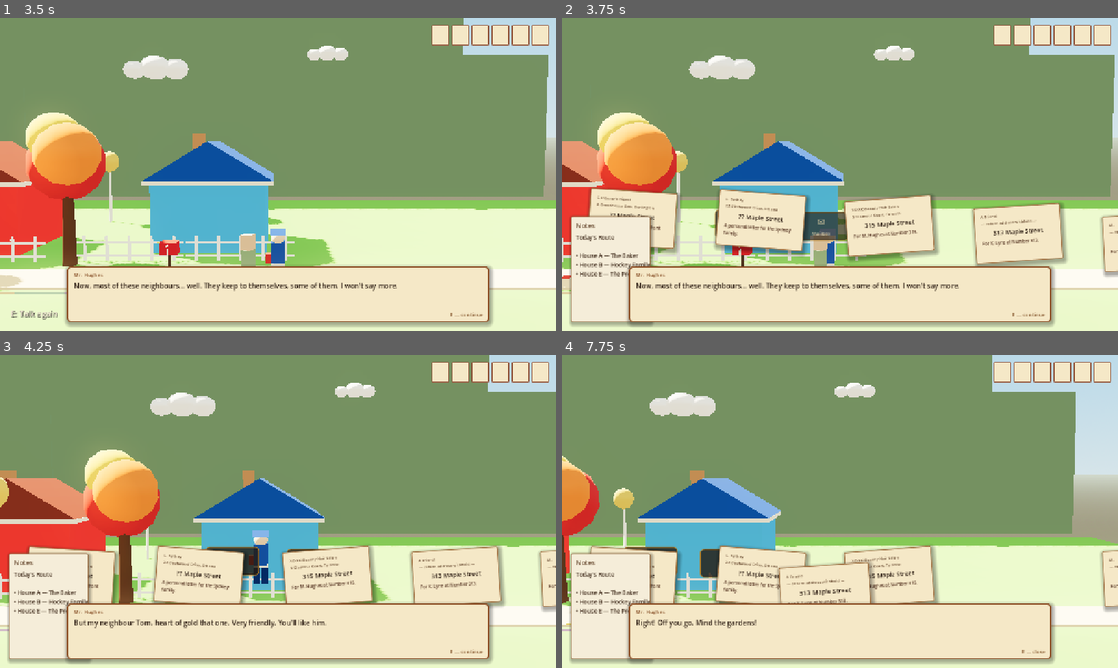
Above: before the commit, frames 1-4 (two rows, left to right).
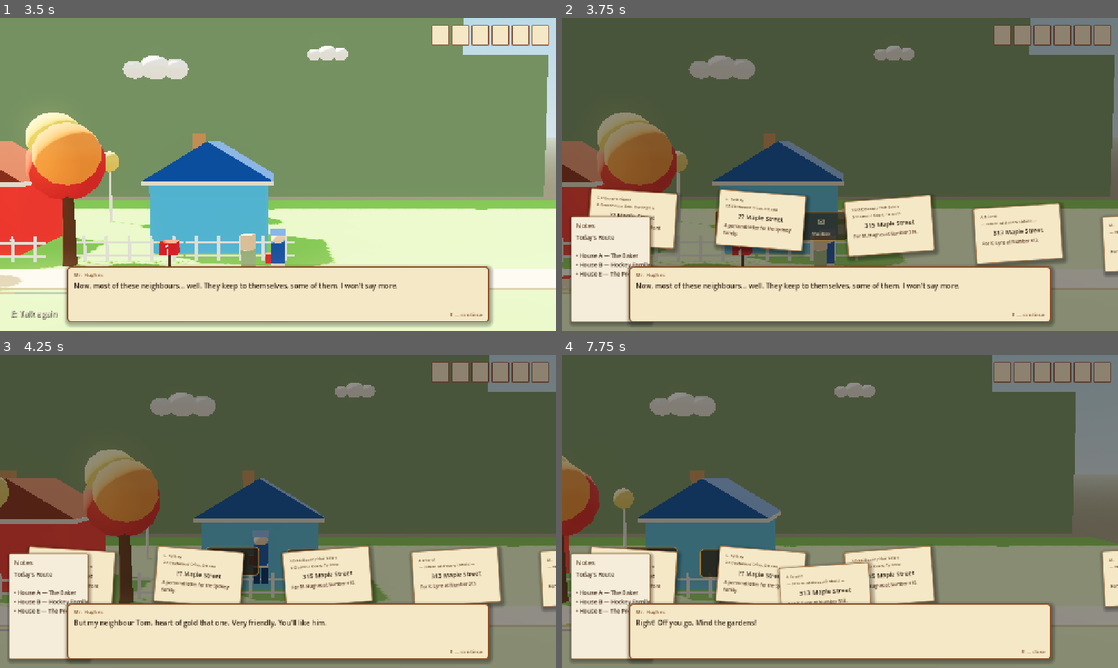
Above: after the commit, the same moments.

Repository: mariam-arab/Mailman
Game: Godot game, scene res://scenes/levels/neighborhood_01.tscn
The game is run twice, just before and just after one commit, with the same random seed, the same clock (stepped at 60 frames per second) and the same inputs.
Inputs (mouse positions are in pixels of both pictures, inside the frame that each line leads up to):
- Up to frame 1 (3.5 s): tap Enter at 0.5 s; move the mouse to (250, 237) at 0.52 s; hold D (move_right) 0.53-1.25 s; hold E (interact) 0.53-1.25 s; click (250, 237) at 0.67 s; tap Space (jump) at 0.77 s; drag from (444, 221) to (250, 237) at 1.27 s; move the mouse to (111, 127) at 2.02 s; hold A (move_left) 2.03-2.75 s; hold E (interact) 2.03-2.75 s; click (111, 127) at 2.17 s; drag from (305, 174) to (111, 127) at 2.77 s
- Up to frame 2 (3.75 s): move the mouse to (756, 96) at 3.52 s; hold A (move_left) from 3.53 s (still down); hold Tab (inspect_mail) from 3.53 s (still down); click (756, 96) at 3.67 s
- Up to frame 3 (4.25 s): keep holding A (move_left); keep holding Tab (inspect_mail); tap Space (jump) at 3.77 s; tap E (interact) at 3.8 s
- Up to frame 4 (7.75 s): release A (move_left) at 4.25 s; release Tab (inspect_mail) at 4.25 s; drag from (962, 495) to (756, 433) at 4.27 s; move the mouse to (728, 527) at 5.02 s; hold D (move_right) 5.03-5.75 s; hold E (interact) 5.03-5.75 s; click (728, 527) at 5.17 s; drag from (895, 442) to (728, 527) at 5.77 s; move the mouse to (812, 574) at 6.52 s; hold D (move_right) 6.53-7.25 s; hold E (interact) 6.53-7.25 s; click (812, 574) at 6.67 s; tap Space (jump) at 6.77 s; drag from (1006, 558) to (812, 574) at 7.27 s

Frame 1 is identical in both runs. In frame 2, 72% of the frame differs, in the area x 0-100%, y 0-100%; in frame 3, 73%; in frame 4, 74%.

Commit message:
drag cards to mailbox and vice versa to inventory

Diff:
--- a/scenes/ui/hud.tscn
+++ b/scenes/ui/hud.tscn
@@ -65,12 +65,20 @@
 theme_override_constants/shadow_offset_x = 1
 theme_override_constants/shadow_offset_y = 1
 
-; --- Mail overlay — no dim, world stays visible -------------------------------
+; --- Mail overlay — DimRect darkens world, envelopes pop forward --------------
 [node name="Inspection" type="Control" parent="."]
 anchors_preset = 15
 anchor_right = 1.0
 anchor_bottom = 1.0
 mouse_filter = 1
+
+; Dim layer — sits behind envelopes, in front of 3D world.
+[node name="DimRect" type="ColorRect" parent="Inspection"]
+anchors_preset = 15
+anchor_right = 1.0
+anchor_bottom = 1.0
+color = Color(0.10, 0.08, 0.06, 0.48)
+mouse_filter = 2
 
 ; Envelopes are added here dynamically by hud.gd.
 [node name="EnvelopesLayer" type="Control" parent="Inspection"]
--- a/scripts/game/game_state.gd
+++ b/scripts/game/game_state.gd
@@ -74,6 +74,17 @@
 	return true
 
 
+## Reverses a delivery: puts the letter back in the bag and clears its result slot.
+## Only valid while the day is still in progress (before day_ended fires).
+func un_deliver(letter) -> void:
+	for i in results.size():
+		if results[i].get("delivered", false) and results[i]["letter"] == letter:
+			results[i] = {"letter": null, "house_id": "", "correct": false, "delivered": false}
+			break
+	if not mail_bag.has(letter):
+		mail_bag.append(letter)
+
+
 func correct_count() -> int:
 	var c := 0
 	for r in results:
--- a/scripts/ui/hud.gd
+++ b/scripts/ui/hud.gd
@@ -41,6 +41,11 @@
 var _slot_panels: Dictionary    = {}
 var _camera: Camera3D           = null
 
+# Letters that have been delivered but can still be dragged back (Mail → mailbox node)
+var _delivered_letters: Dictionary = {}
+# Cards parked in delivery slots (mailbox node → Panel card)
+var _slotted_cards: Dictionary  = {}
+
 # Notebook
 const _NB_PAGES := [
 	"Today's Route\n\n• House A — The Baker\n• House B — Hockey Family\n• House E — The Professor",
@@ -123,7 +128,9 @@
 
 
 func open_inspection() -> void:
-	if _showing_inspection or GameState.mail_bag.is_empty():
+	if _showing_inspection:
+		return
+	if GameState.mail_bag.is_empty() and _delivered_letters.is_empty():
 		return
 	_showing_inspection = true
 	inspection.visible  = true
@@ -194,7 +201,7 @@
 
 
 func _toggle_inspection() -> void:
-	if GameState.mail_bag.is_empty() and not _showing_inspection:
+	if GameState.mail_bag.is_empty() and _delivered_letters.is_empty() and not _showing_inspection:
 		return
 	if _showing_inspection:
 		_showing_inspection = false
@@ -204,6 +211,14 @@
 			var tw := create_tween()
 			tw.tween_property(sp, "modulate:a", 0.0, 0.15)
 		_slot_panels.clear()
+		# Fade out slotted cards — they will be recreated on next open
+		for mb in _slotted_cards:
+			var sc: Panel = _slotted_cards[mb]
+			if is_instance_valid(sc):
+				var tw := create_tween()
+				tw.tween_property(sc, "modulate:a", 0.0, 0.15)
+				tw.tween_callback(sc.queue_free)
+		_slotted_cards.clear()
 		_slide_envelopes_out(func():
 			if not _showing_inspection:
 				inspection.visible = false
@@ -221,11 +236,23 @@
 		child.queue_free()
 	_cards.clear()
 	_slot_panels.clear()
+	_slotted_cards.clear()
 	var bag := GameState.mail_bag
 	for i in bag.size():
 		var card := _make_envelope(bag[i], i, bag.size())
 		envelopes_layer.add_child(card)
 		_cards.append(card)
+	# Recreate cards for letters already in delivery slots
+	for letter in _delivered_letters:
+		var card := _make_envelope(letter, 0, 0)
+		card.set_meta("in_slot", true)
+		card.set_meta("slot_mailbox", _delivered_letters[letter])
+		card.scale    = Vector2(0.55, 0.55)
+		card.modulate = Color(1, 1, 1, 0)          # start invisible — positioned by _update_delivery_slots
+		card.position = Vector2(-2000.0, -2000.0)  # off-screen until slot panel places it
+		envelopes_layer.add_child(card)
+		envelopes_layer.move_child(card, 0)        # behind bag cards
+		_slotted_cards[_delivered_letters[letter]] = card
 	_slide_envelopes_in()
 	_update_pager_hint()
 
@@ -353,6 +380,12 @@
 				# Already exists — just update its position.
 				var sp: Panel = _slot_panels[node]
 				sp.position = screen_pos - sp.size * 0.5
+				# Snap any parked card to stay centred on the slot
+				if _slotted_cards.has(node):
+					var sc: Panel = _slotted_cards[node]
+					if is_instance_valid(sc):
+						sc.position  = sp.position + sp.size * 0.5 - sc.size * sc.scale * 0.5
+						sc.modulate.a = 1.0
 			else:
 				# Came into frame — create and fade in.
 				var house_lbl: String = node.house_label if "house_label" in node else "Mailbox"
@@ -363,6 +396,12 @@
 				_slot_panels[node] = sp
 				var tw := create_tween()
 				tw.tween_property(sp, "modulate:a", 1.0, 0.25)
+				# If a card is already parked here, position and show it
+				if _slotted_cards.has(node):
+					var sc: Panel = _slotted_cards[node]
+					if is_instance_valid(sc):
+						sc.position  = sp.position + sp.size * 0.5 - sc.size * sc.scale * 0.5
+						sc.modulate.a = 1.0
 		else:
 			if _slot_panels.has(node):
 				# Left frame — fade out and remove.
@@ -468,6 +507,15 @@
 		if _slot_panels.values().has(card):
 			continue
 		if _hit(card, pos):
+			var from_slot: bool = card.get_meta("in_slot", false)
+			if from_slot:
+				# Lift card out of its slot
+				var mb = card.get_meta("slot_mailbox", null)
+				if mb:
+					_slotted_cards.erase(mb)
+				card.set_meta("in_slot", false)
+				card.set_meta("slot_mailbox", null)
+			card.set_meta("was_in_slot", from_slot)
 			_drag_card   = card
 			_drag_offset = pos - card.global_position
 			envelopes_layer.move_child(card, -1)
@@ -479,17 +527,25 @@
 func _end_drag(pos: Vector2) -> void:
 	if _drag_card == null:
 		return
+	var was_in_slot: bool = _drag_card.get_meta("was_in_slot", false)
 	# Drop onto any mailbox slot → deliver to that mailbox
 	for mb in _slot_panels:
 		var sp: Panel = _slot_panels[mb]
 		if _hit(sp, pos):
 			_deliver_dragged(mb)
 			return
-	# Drag to bottom edge → dismiss to bag
+	# Drag to bottom edge → dismiss (remove from game entirely)
 	var vph := get_viewport().get_visible_rect().size.y
 	if pos.y > vph * 0.85:
+		if was_in_slot:
+			GameState.un_deliver(_drag_card.get_meta("letter"))
+			_delivered_letters.erase(_drag_card.get_meta("letter"))
 		_dismiss_card(_drag_card)
 	else:
+		# Dropped back into bag area
+		if was_in_slot:
+			GameState.un_deliver(_drag_card.get_meta("letter"))
+			_delivered_letters.erase(_drag_card.get_meta("letter"))
 		var tw := create_tween()
 		tw.tween_property(_drag_card, "scale", Vector2.ONE, 0.14)\
 			.set_trans(Tween.TRANS_BACK).set_ease(Tween.EASE_OUT)
@@ -510,17 +566,24 @@
 	var idx := GameState.mail_bag.find(letter)
 	if idx >= 0:
 		GameState.selected_index = idx
-	# Fly to slot then trigger mailbox.
+	# Fly card to slot and shrink it to sit inside the slot panel — but keep it visible.
 	var target: Vector2 = sp.global_position + sp.size * 0.5 - _drag_card.size * 0.5
+	var card: Panel = _drag_card
+	_drag_card = null
+	card.set_meta("in_slot", true)
+	card.set_meta("slot_mailbox", mailbox)
+	card.set_meta("was_in_slot", false)
+	_slotted_cards[mailbox] = card
+	_delivered_letters[letter] = mailbox
+	envelopes_layer.move_child(card, 0)  # behind bag cards so it doesn't block them
 	var tw := create_tween()
-	tw.tween_property(_drag_card, "position", target, 0.18)\
+	tw.tween_property(card, "position", target, 0.18)\
 		.set_trans(Tween.TRANS_CUBIC).set_ease(Tween.EASE_OUT)
-	tw.tween_property(_drag_card, "scale", Vector2.ZERO, 0.14)\
+	tw.tween_property(card, "scale", Vector2(0.55, 0.55), 0.14)\
 		.set_trans(Tween.TRANS_CUBIC)
 	var mb = mailbox
 	var pl = _player
 	tw.tween_callback(func(): mb.interact(pl))
-	_drag_card = null
 
 
 func _dismiss_card(card: Panel) -> void:
@@ -611,8 +674,7 @@
 				Color(0.18, 0.55, 0.20) if was_correct else Color(0.55, 0.40, 0.18))
 			break
 	_saved_positions.erase(_letter.id)
-	if _showing_inspection:
-		_rebuild_envelopes()
+	# Don't rebuild — the card is now parked in the delivery slot and stays visible.
 
 
 func _on_day_ended(day: int, results: Array) -> void:
